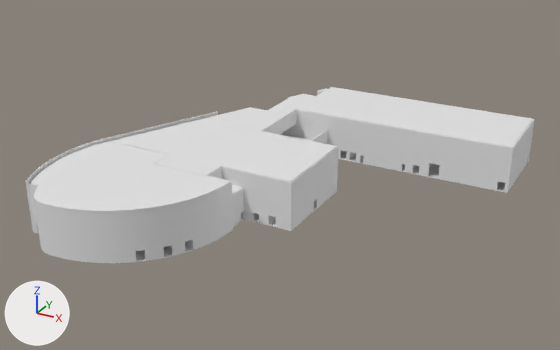
What one commit did to the Blender file INB Resources/Raw Assets/Blender/floor.blend.
One viewpoint serves both versions: a camera (50 mm lens) standing at (84.1, -136.9, 83.4) and looking at (-1.4, 18.4, 5.7). Every picture has the same lights, and +X, +Y and +Z are marked at lower left.

In view in the first picture: 'FLOOR-0', 'FLOOR-0-WALLS', 'FLOOR-1', 'FLOOR-1-WALLS', 'FLOOR-2', 'FLOOR-2-WALLS', 'FLOOR-3'.
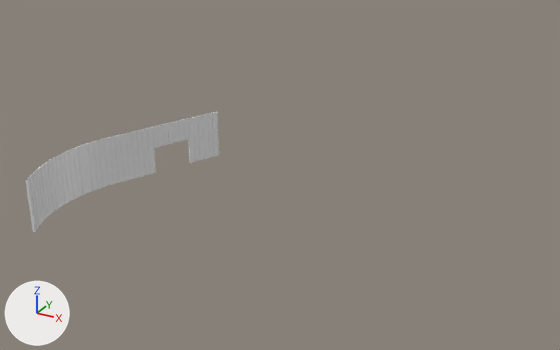
Patch to the scene script:
```diff
--- a/INB Resources/Raw Assets/Blender/floor.blend.py
+++ b/INB Resources/Raw Assets/Blender/floor.blend.py
@@ ob_floor_3 @@
 ob_floor_3.location = (0.0, 0.0, 12.2)
+ob_floor_3.hide_set(True)  # its collection is switched off
@@ ob_floor_0 @@
 ob_floor_0.location = (0.0, 0.0, 0.0)
+ob_floor_0.hide_set(True)  # its collection is switched off
@@ ob_floor_2 @@
 ob_floor_2.location = (0.0, 0.0, 8.2)
+ob_floor_2.hide_set(True)  # its collection is switched off
@@ ob_floor_1 @@
 ob_floor_1.location = (0.0, 0.0, 4.1)
+ob_floor_1.hide_set(True)  # its collection is switched off
@@ ob_floor_2_walls @@
 ob_floor_2_walls.location = (0.0, 0.0, 10.2)
+ob_floor_2_walls.hide_set(True)  # its collection is switched off
@@ ob_floor_1_walls @@
 ob_floor_1_walls.location = (0.0, 0.0, 6.1)
+ob_floor_1_walls.hide_set(True)  # its collection is switched off
@@ ob_floor_0_walls @@
 ob_floor_0_walls.location = (0.0, 0.0, 2.0)
+ob_floor_0_walls.hide_set(True)  # its collection is switched off
```

Pixel boxes (x1, y1, x2, y2) of what changed, in the pictures (560 x 350 px):
'FLOOR-3', hidden
    before: (31, 87, 533, 212)
'FLOOR-2-WALLS', hidden
    before: (28, 87, 534, 229)
'FLOOR-1-WALLS', hidden
    before: (30, 124, 533, 246)
'FLOOR-0-WALLS', hidden
    before: (33, 143, 531, 263)
'FLOOR-0', hidden
    before: (34, 151, 505, 263)
'FLOOR-2', hidden
    before: (232, 178, 296, 195)
'FLOOR-1', hidden
    before: (283, 134, 311, 141)
